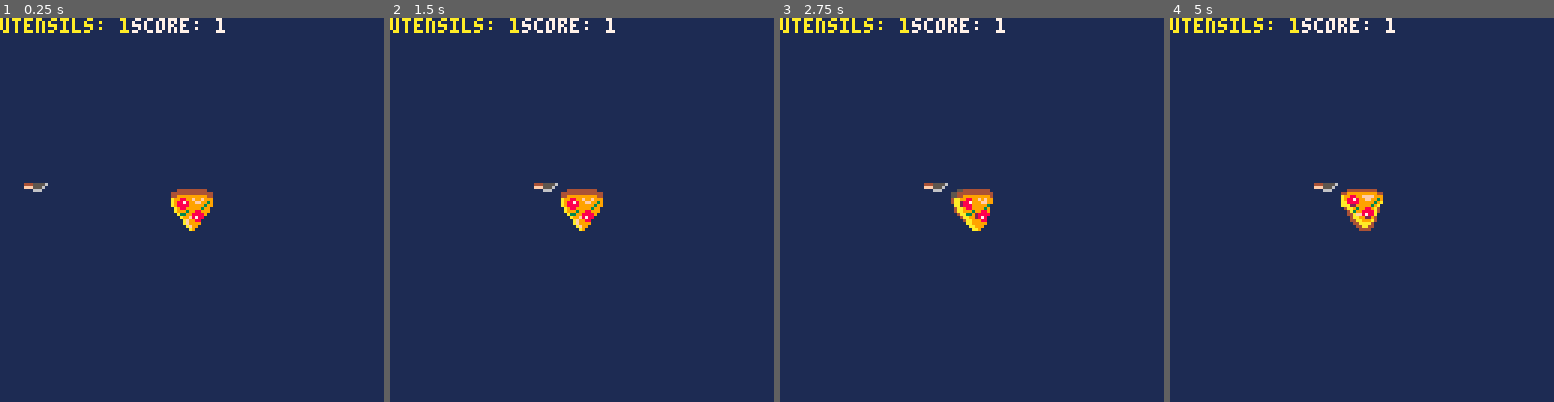
Above: before the commit, frames 1-4 (left to right).
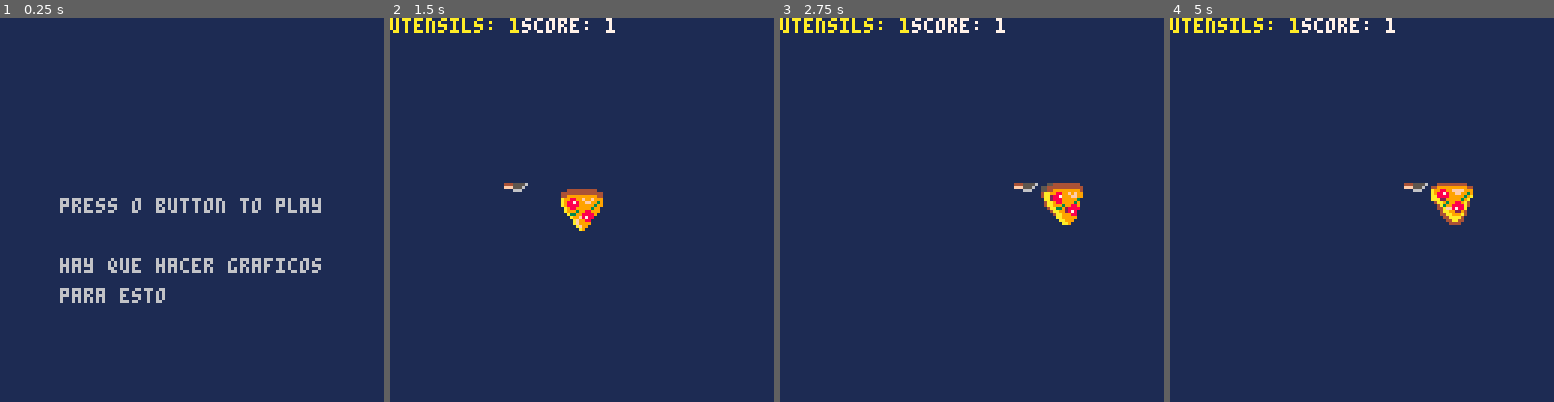
Above: after the commit, the same moments.

Repository: nickcova/Pico8Carts
Game: PICO-8 cartridge sliced/sliced.p8
The game is run twice, just before and just after one commit, with the same random seed, the same clock (stepped at 60 frames per second) and the same inputs.
Inputs:
- Up to frame 1 (0.25 s): no input
- Up to frame 2 (1.5 s): tap O (Z key) at 0.7 s
- Up to frame 3 (2.75 s): hold Right 1.6-2.1 s; tap O (Z key) at 1.7, 2.1, 2.5 s; hold Up 2.15-2.42 s; hold Right from 2.47 s (still down)
- Up to frame 4 (5 s): tap O (Z key) every 0.4 s from 2.9 to 4.9 s; release Right at 3.03 s; hold Left 3.08-3.58 s; hold Down 3.63-3.97 s; hold Right 4.02-4.68 s; hold Up from 4.73 s (still down)

The runs differ from the first frame. In frame 1, 4.3% of the frame differs, in the area x 0-84%, y 0-75%; in frame 2, 0.2%; in frame 3, 2.0%; in frame 4, 2.0%.

Commit message:
Trying out Game States

Diff:
--- a/sliced/sliced.p8
+++ b/sliced/sliced.p8
@@ -1,7 +1,7 @@
 pico-8 cartridge // http://www.pico-8.com
-version 16
+version 18
 __lua__
--- globals
+-- globals and menu state
 pizza={}
 utensils={}
 score=0
@@ -16,14 +16,33 @@
 right=2
 left=3
 
--- setup stuff
-function _init()
+function _init() menu_init() end
+
+function menu_init()
+	_update=menu_update
+	_draw=menu_draw
+end
+
+function menu_update()
+	if (btnp(4)) game_init() --play the game
+end
+
+function menu_draw()
+	cls(1)
+	print("press o button to play",20,60)
+	print("hay que hacer graficos",20,80)
+	print("para esto",20,90)
+end
+-->8
+-- gameplay state
+function game_init()
 	make_pizza()
 	utensils_init()
-end
-
--- update logic
-function _update()
+	_update=game_update
+	_draw=game_draw
+end
+
+function game_update()
 	if not (game_over) then
 		move_pizza()
 		pizza_boundary_check()
@@ -35,8 +54,7 @@
 	end
 end
 
--- update graphics on screen
-function _draw()
+function game_draw()
 	cls(1)
 	draw_pizza()
 	draw_utensils()
@@ -45,7 +63,11 @@
 end
 
 -->8
--- player functions
+-- tab 2
+-->8
+-- tab 3
+-->8
+-- tab 4 (player functions)
 function make_pizza()
 	pizza.x=56
 	pizza.y=56
@@ -99,7 +121,7 @@
 	end
 end
 -->8
--- enemy functions
+-- tab 5 (enemy functions)
 function utensils_init()
 	local knife={}
 	knife.sprite=2
@@ -190,7 +212,7 @@
 	end
 end
 -->8
--- gui functions
+-- tab 6 (gui functions)
 function update_score()
 	if (frame_count%59==0) score+=1
 end
@@ -205,7 +227,7 @@
 	--print("pizza hitboxes: "..#pizza.hitboxes,0,20,10)
 end
 -->8
--- other functions
+-- tab 7 (other functions)
 function overlap_exists(player_x,player_y,player_hb,enemy_x,enemy_y,enemy_hb)
 	if (
 		player_x+player_hb.x<=enemy_x+enemy_hb.x+enemy_hb.w
